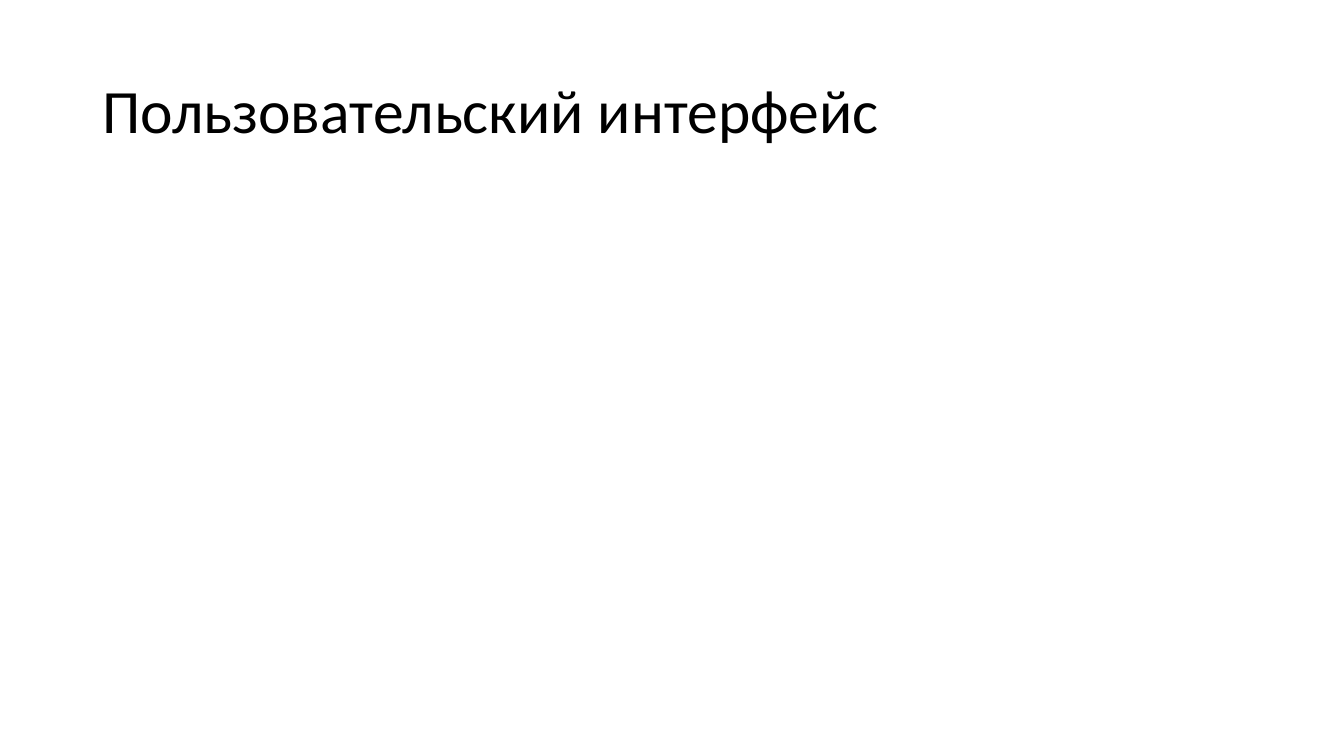
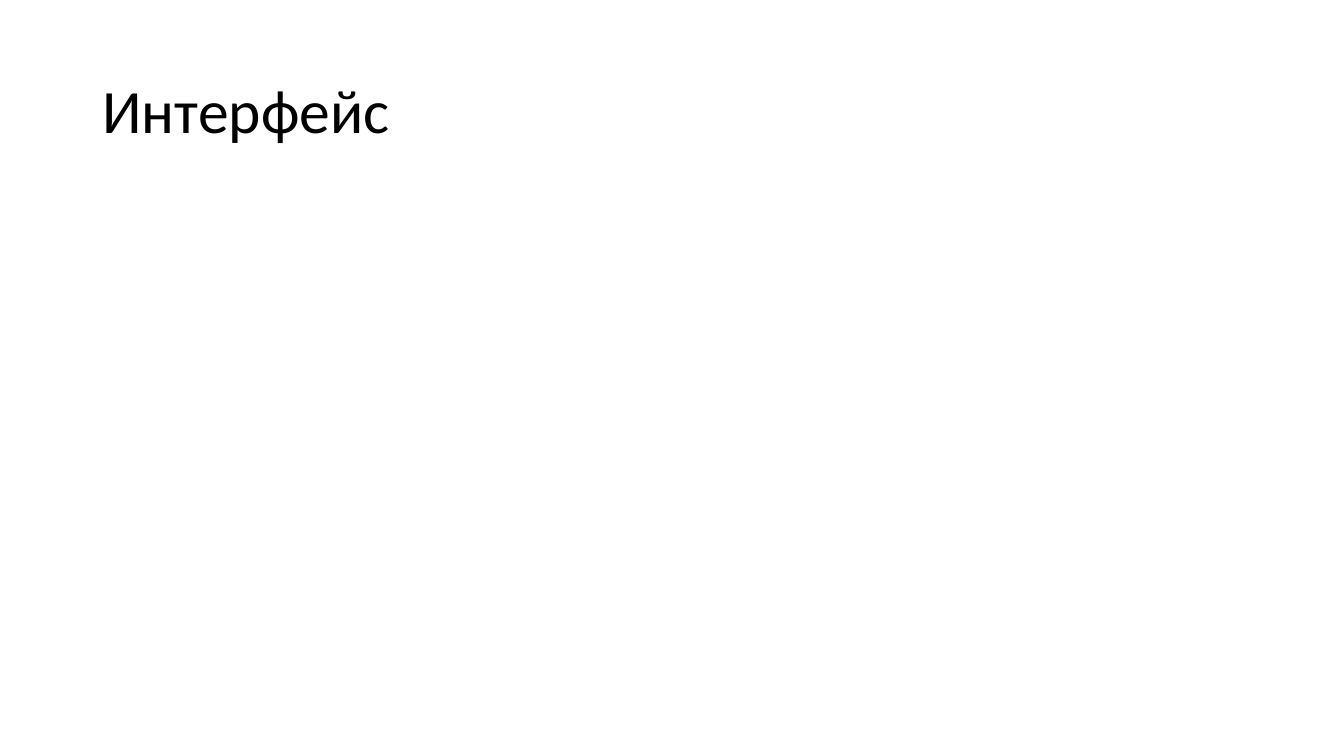
Before and after one commit to N0tilT/Timelon, a slide deck: slide 11 of docs/Timelon.pptx (slide 8 before the commit). Drawn at 1344x756 pixels with LibreOffice and Linux fonts; fonts in the diff are those of the drawing. Boxes give left, top, right and bottom in pixels: in the first picture for what was removed or moved away, otherwise in the second. Text is boxed around its words. In the diff, an @@ line names an element or a change of style, - is before the commit and + after.

```diff
--- a/docs/Timelon.pptx
+++ b/docs/Timelon.pptx
@@ title at bbox=[102, 91, 389, 143]: text changed @@
-Пользовательский интерфейс
+Интерфейс
```
Also in this commit, not shown: 1 other slide changed, 18 slides added.
